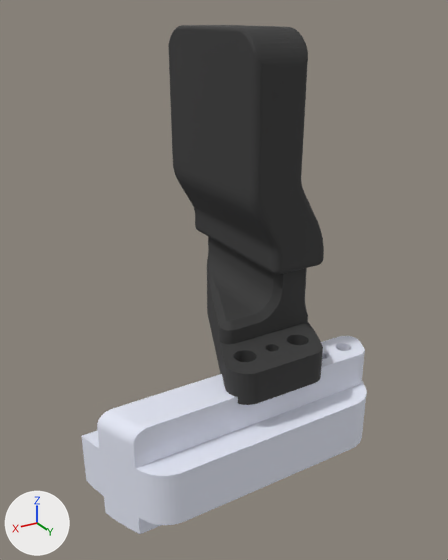
Renders of the glTF model cel/hand_e_vinger_min.glb from each side of a commit.
One viewpoint serves both versions: a 50 mm camera at (0.0336, 0.0744, 0.1671) aimed at (-0.0087, 0.004, 0.1319). The lights are fixed; the arrows at lower left show +X, +Y and +Z. The picture after the commit comes second.

Objects in the first picture: 'geometry_0', 'geometry_2', 'geometry_3', 'geometry_4'.
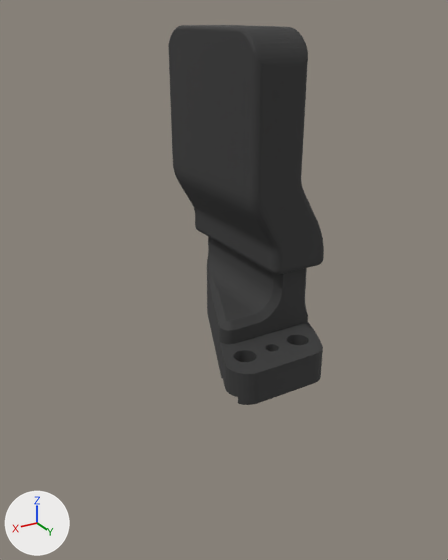
The newer file is also turned or shifted as a whole; pictures and numbers use the older file's frame.

Edits to the scene script, one JSON object a line:
```json
{"op": "set", "path": "mat_material_0.base_color", "old": "(0.792, 0.82, 0.933)", "new": "(0.0392, 0.0392, 0.0392)", "note": "white #e6eaf7 -> dark grey #383838"}
{"block": "me_geometry_4", "where": "me_geometry_4.from_pydata(...)  # 1516 vertices, 3099 faces; spans x -0.021..-0.0035, y -0.0126..0.0166, z 0.119..0.164"}
{"op": "remove", "block": "me_geometry_4", "code": "me_geometry_4.materials.append(mat_material_1)  # dark grey #383838"}
{"op": "add", "block": "me_geometry_4", "code": "me_geometry_4.materials.append(mat_material_0)  # dark grey #383838"}
{"op": "set", "path": "ob_geometry_0", "old": "bpy.data.objects.new('geometry_0', me_geometry_0)", "new": "bpy.data.objects.new('geometry_0', None)"}
{"op": "set", "path": "ob_geometry_2", "old": "bpy.data.objects.new('geometry_2', me_geometry_2)", "new": "bpy.data.objects.new('geometry_2', None)"}
```

Pixel boxes [x1, y1, x2, y2] of what changed, in the pictures (448 x 560 px):
```json
{"object": "geometry_2", "change": "no longer drawn", "before": [81, 336, 367, 534]}
{"object": "geometry_0", "change": "no longer drawn", "before": [334, 342, 353, 352]}
```
